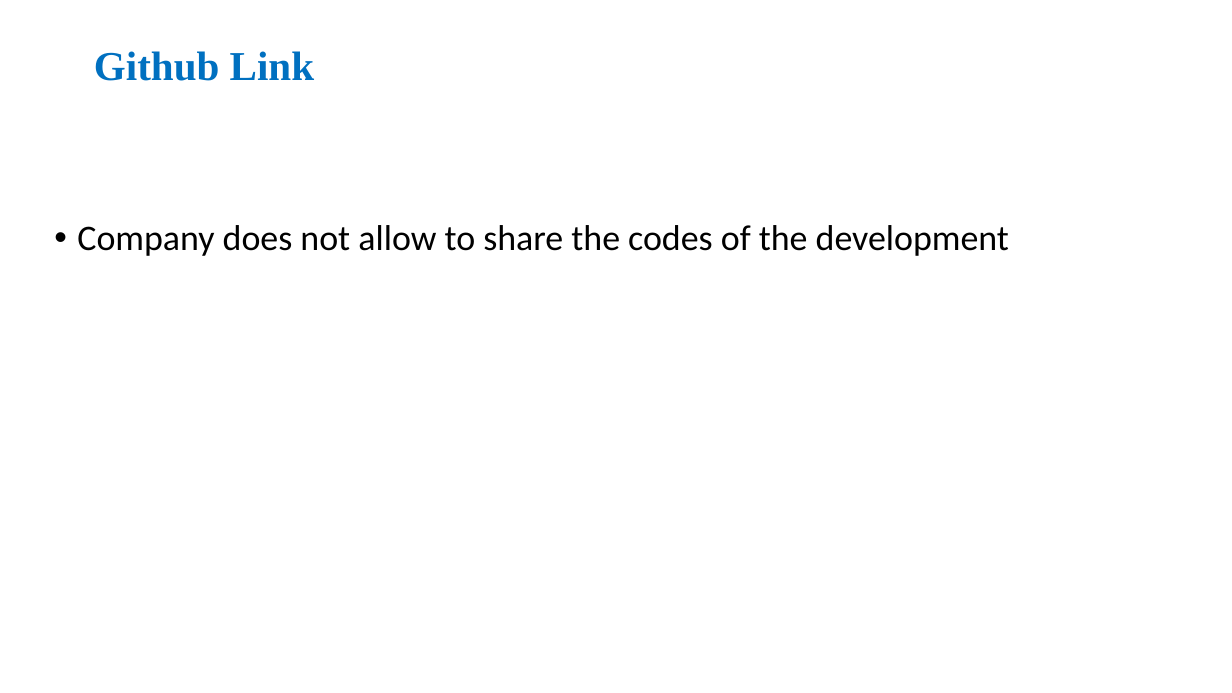
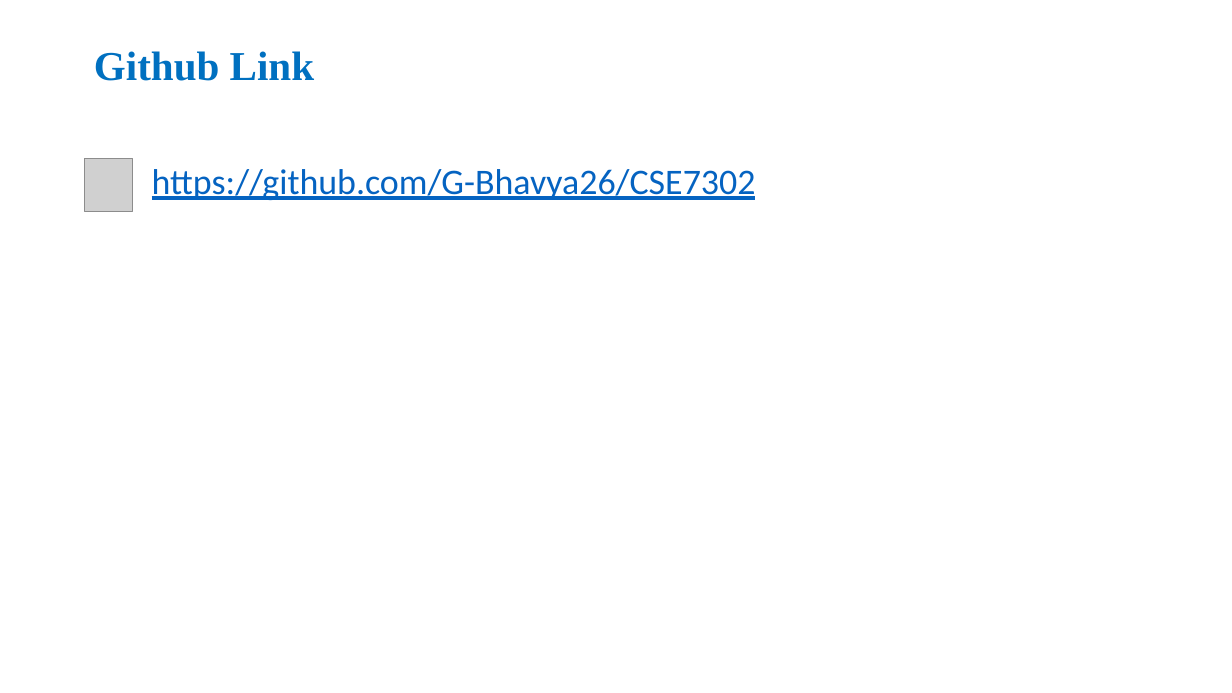
Before and after one commit to G-Bhavya26/CSE7302, a slide deck: slide 8 of Bhavya (Review 1).pptx. Drawn at 1232x693 pixels with LibreOffice and Linux fonts; fonts in the diff are those of the drawing; grey boxes stand for pictures; background and template pictures are left out. Boxes give left, top, right and bottom in pixels: in the first picture for what was removed or moved away, otherwise in the second. Text is boxed around its words. In the diff, an @@ line names an element or a change of style, - is before the commit and + after.

```diff
--- a/Bhavya (Review 1).pptx
+++ b/Bhavya (Review 1).pptx
@@ picture added at (85,158,133,211) @@
@@ text at (152,169,756,200): text changed; text colour #000000 to #0563C1 @@
-• Company does not allow to share the codes of the development
+https://github.com/G-Bhavya26/CSE7302
```
Also in this commit, not shown: 2 other slides changed.
